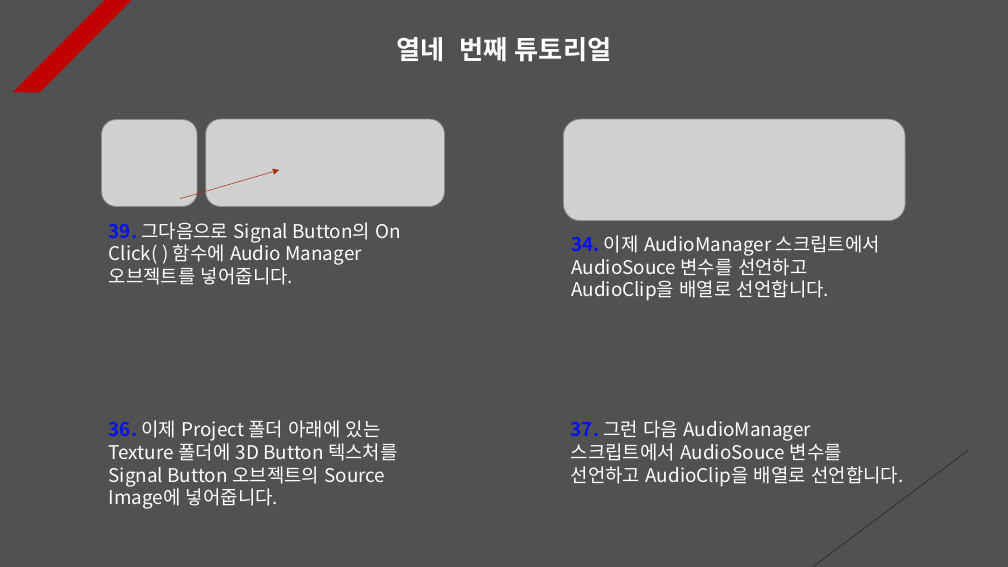
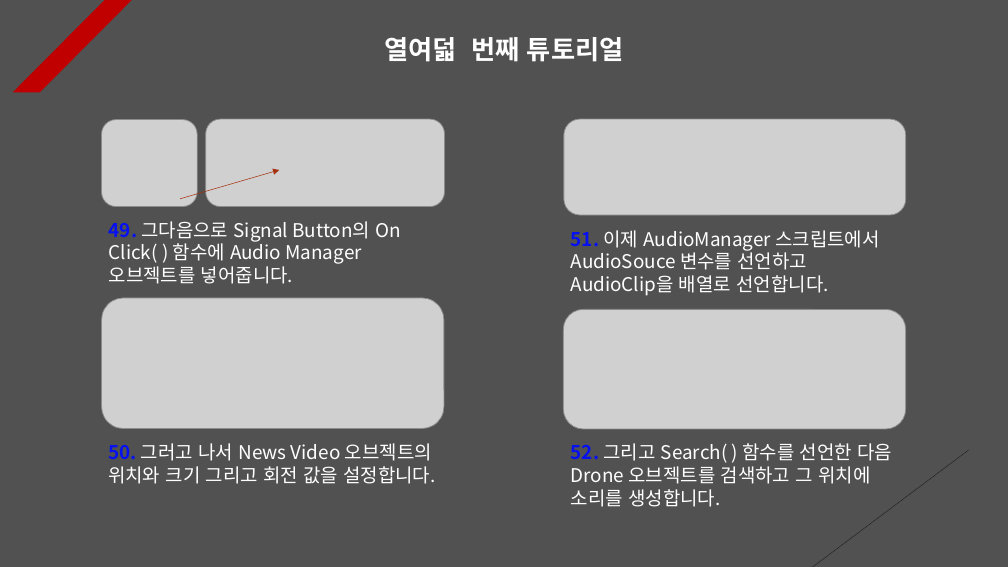
Before and after one commit to Unity2033/3D-UnityEngine, a slide deck: slide 18 of Assets/Sound/PPT Data/Sound Example.pptx (slide 14 before the commit). Drawn at 1008x567 pixels with LibreOffice and Linux fonts; fonts in the diff are those of the drawing; grey boxes stand for pictures. Boxes give left, top, right and bottom in pixels: in the first picture for what was removed or moved away, otherwise in the second. Text is boxed around its words. In the diff, an @@ line names an element or a change of style, - is before the commit and + after.

Commit message:
Rotation Tutorial Renewal
- Implement simple search for game
  objects

- Each PPT data update

- Delete resource data

```diff
--- a/Assets/Sound/PPT Data/Sound Example.pptx
+++ b/Assets/Sound/PPT Data/Sound Example.pptx
@@ text at (384,37,623,62): text changed @@
-열네 번째 튜토리얼
+열여덟 번째 튜토리얼
@@ picture: place and size @@
-picture at (563,119,905,220)
+picture at (564,119,906,215)
@@ text at (109,221,402,284): text changed @@
-39. 그다음으로 Signal Button의 On Click( ) 함수에 Audio Manager 오브젝트를 넣어줍니다.
+49. 그다음으로 Signal Button의 On Click( ) 함수에 Audio Manager 오브젝트를 넣어줍니다.
@@ text at (571,230,879,296): text changed @@
-34. 이제 AudioManager 스크립트에서 AudioSouce 변수를 선언하고 AudioClip을 배열로 선언합니다.
+51. 이제 AudioManager 스크립트에서 AudioSouce 변수를 선언하고 AudioClip을 배열로 선언합니다.
@@ picture added at (101,298,444,429) @@
@@ picture added at (563,309,906,429) @@
@@ text at (108,443,435,484): text changed @@
-36. 이제 Project 폴더 아래에 있는 Texture 폴더에 3D Button 텍스처를 Signal Button 오브젝트의 Source Image에 넣어줍니다.
+50. 그러고 나서 News Video 오브젝트의 위치와 크기 그리고 회전 값을 설정합니다.
@@ text at (571,443,892,507): text changed @@
-37. 그런 다음 AudioManager 스크립트에서 AudioSouce 변수를 선언하고 AudioClip을 배열로 선언합니다.
+52. 그리고 Search( ) 함수를 선언한 다음 Drone 오브젝트를 검색하고 그 위치에 소리를 생성합니다.
```
Also in this commit, not shown: 1 other slide changed, 5 slides added, 11 other files.
